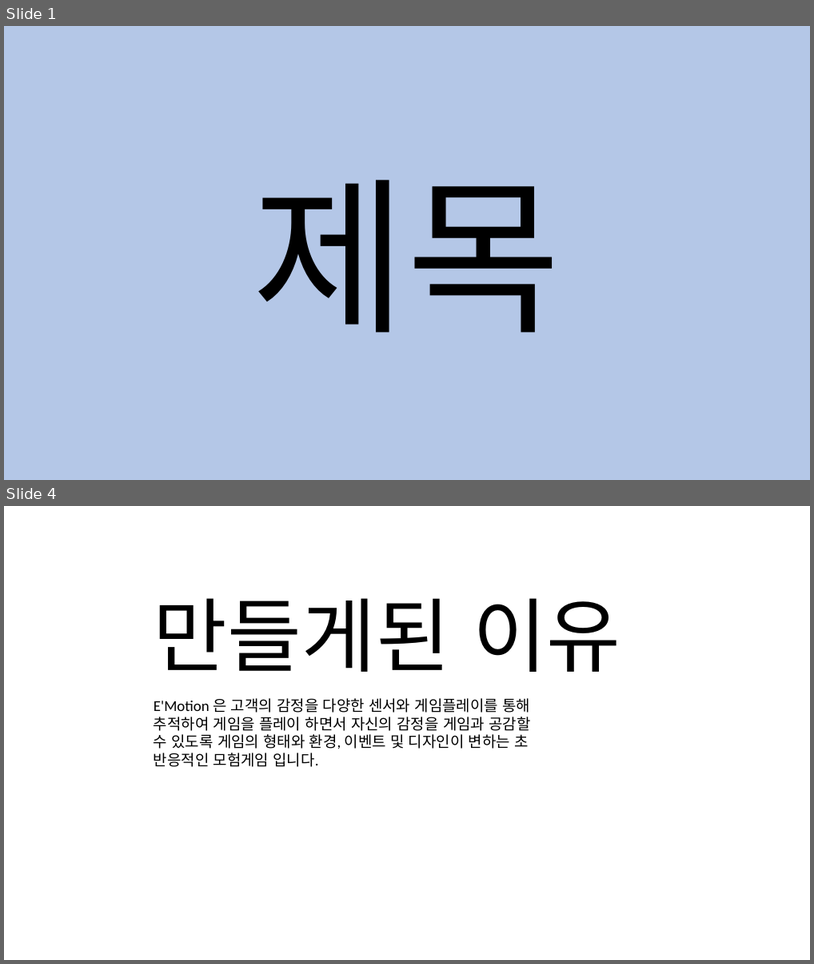
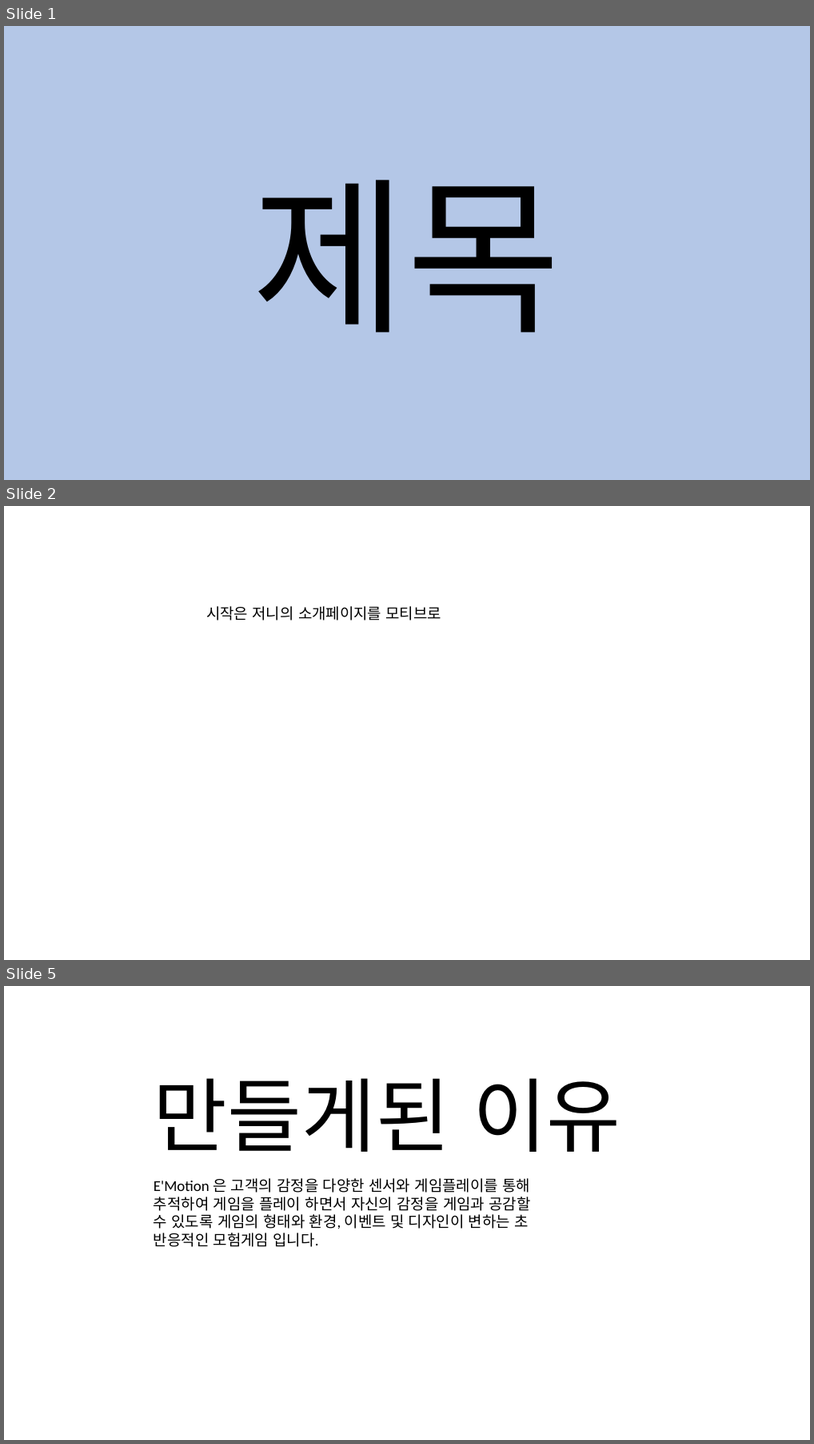
Before and after one commit to ufxpri/Percent, a slide deck: document/2. 본선/스타일.pptx. Shown one above the other, each under a label of ours: slides 1 and 4 before the commit, slides 1, 2 and 5 after it; the slides between them are not shown. The pictures are 814x964 and 814x1444 pixels, drawn with LibreOffice and Linux fonts; fonts in the diff are those of the drawing. Boxes give left, top, right and bottom in pixels: in the first picture for what was removed or moved away, otherwise in the second. Text is boxed around its words. In the diff, an @@ line names an element or a change of style, - is before the commit and + after.

```diff
--- a/document/2. 본선/스타일.pptx
+++ b/document/2. 본선/스타일.pptx
@@ slide 2 added at [4,506,810,960], background #FFFFFF @@
@@ text added at [206,606,442,620], 18 pt, text #000000 @@
+시작은 저니의 소개페이지를 모티브로
@@ what was slide 4 is now slide 5 @@
```
Also in this commit, not shown: 2 slides changed, 1 other slide added, 1 slide removed, 4 other files.
